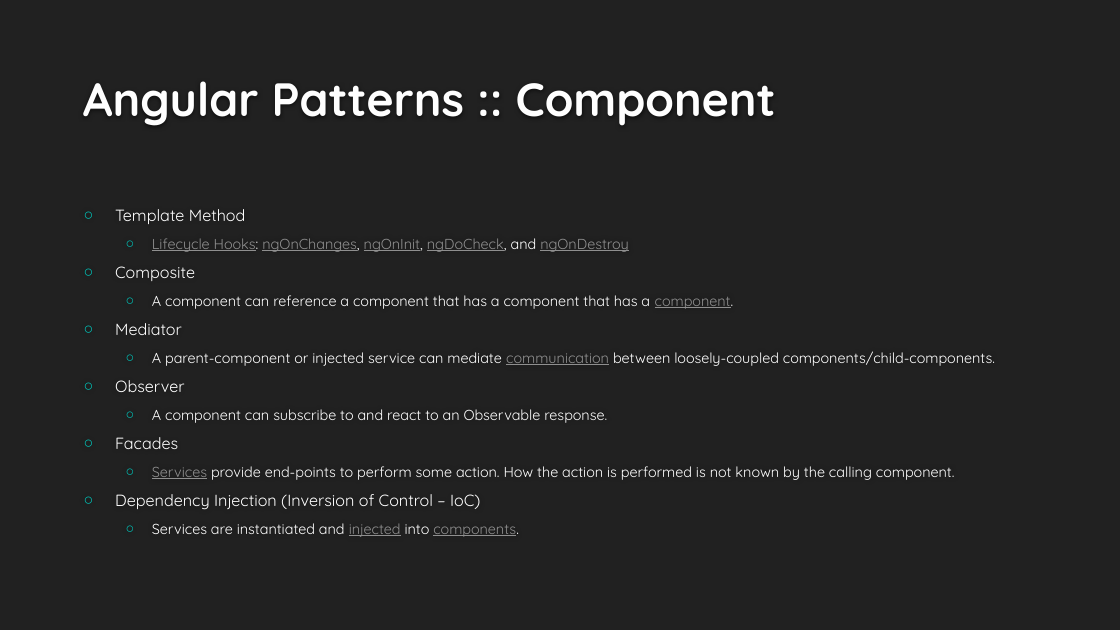
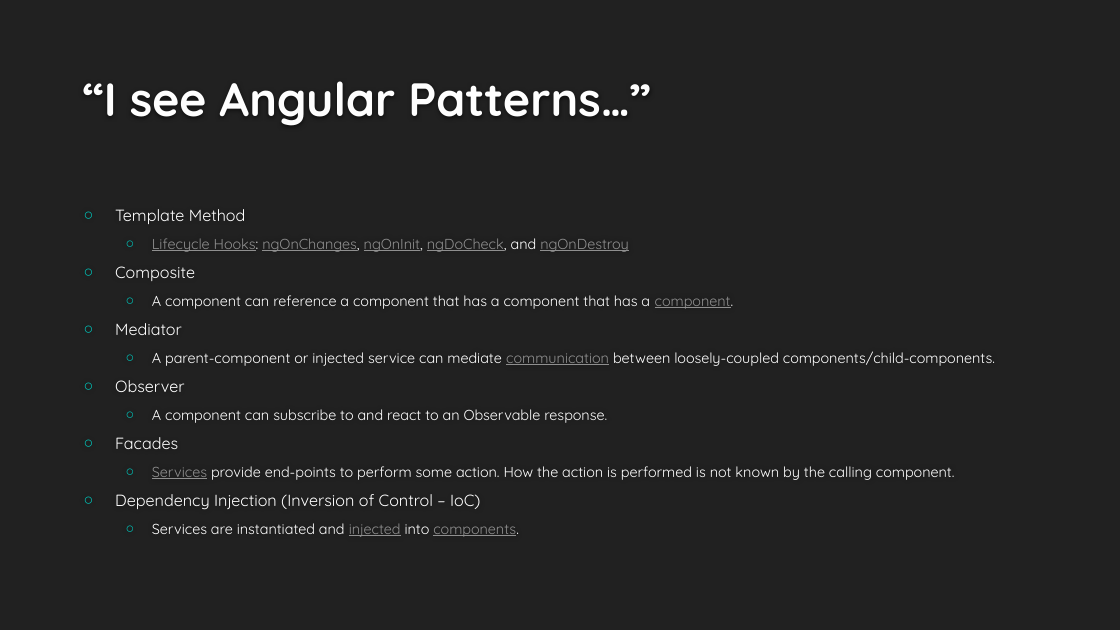
Before and after one commit to buildmotion/better-business-logic-with-typescript, a slide deck: slide 19 of Presentation/Better Business Logic with Typescript.pptx (slide 10 before the commit). Drawn at 1120x630 pixels with LibreOffice and Linux fonts; fonts in the diff are those of the drawing; background and template pictures are left out. Boxes give left, top, right and bottom in pixels: in the first picture for what was removed or moved away, otherwise in the second. Text is boxed around its words. In the diff, an @@ line names an element or a change of style, - is before the commit and + after.

```diff
--- a/Presentation/Better Business Logic with Typescript.pptx
+++ b/Presentation/Better Business Logic with Typescript.pptx
@@ title at (x1=83, y1=81, x2=651, y2=126): text changed @@
-Angular Patterns :: Component
+“I see Angular Patterns…”
```
Also in this commit, not shown: 2 other slides changed, 6 slides added, 2 slides removed, 9 other files.
